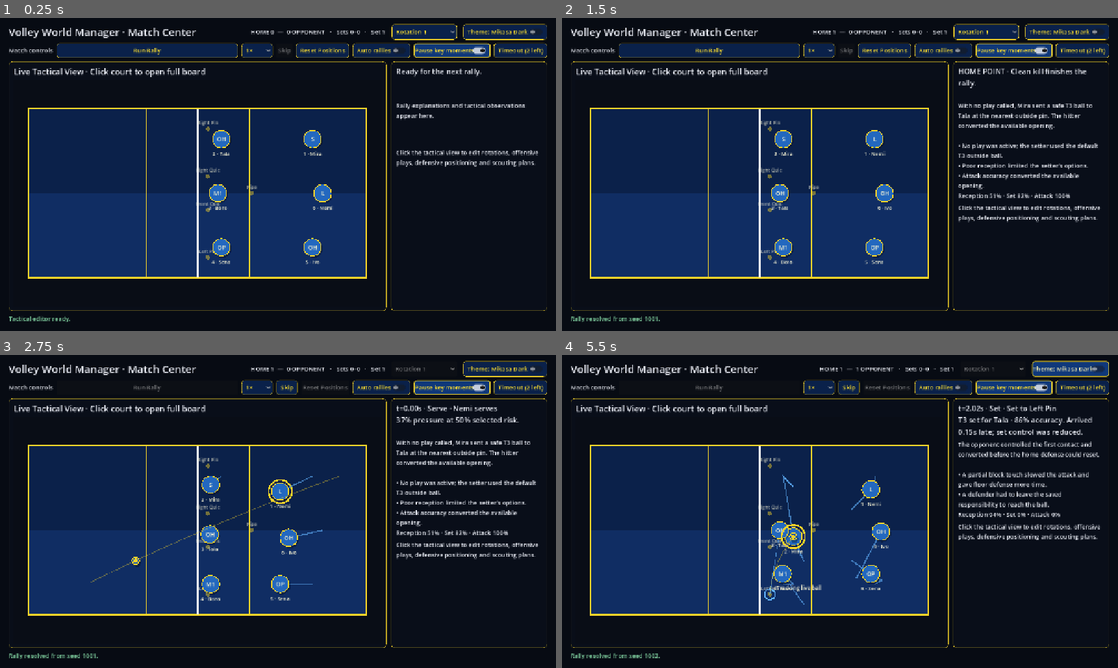
Above: before the commit, frames 1-4 (two rows, left to right).
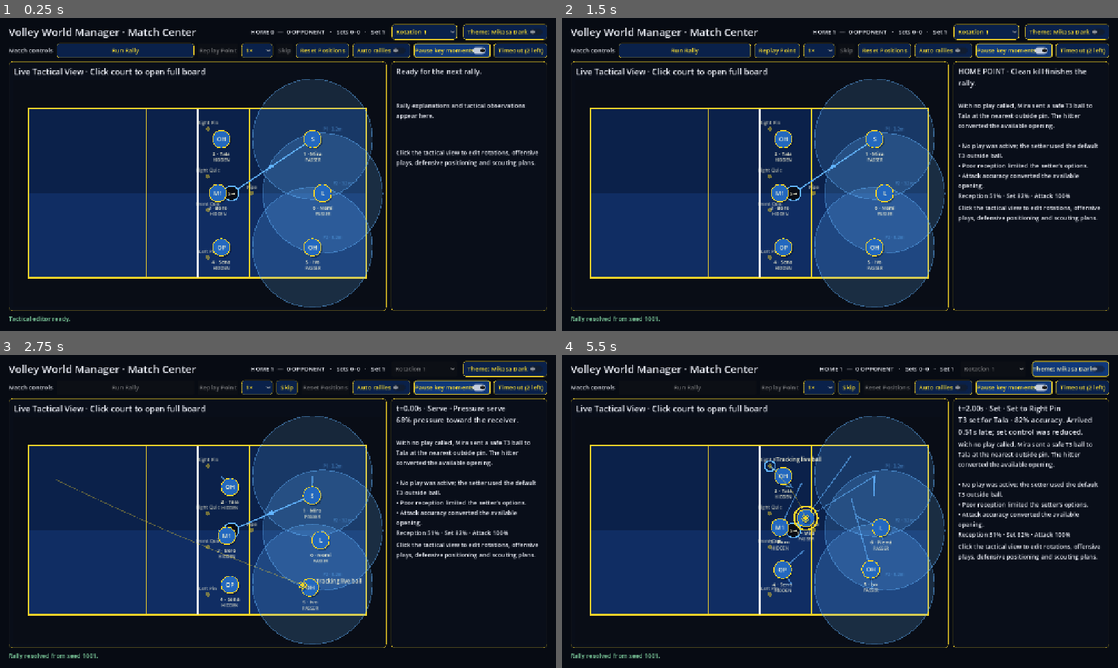
Above: after the commit, the same moments.

Repository: iracarranza/volley-world-manager
Game: Godot game, scene res://scenes/main/main.tscn
Two runs of this game, one before a commit and one after it. Both use one fixed random seed, a clock stepped at 60 frames per second and the inputs below.
Inputs (mouse positions are in pixels of both pictures, inside the frame that each line leads up to):
- Up to frame 1 (0.25 s): no input
- Up to frame 2 (1.5 s): click "Run Rally" at 0.5 s; click "Skip" at 1.25 s
- Up to frame 3 (2.75 s): click (216, 386) at 2 s, where only the run after the commit has a clickable "Replay Point"
- Up to frame 4 (5.5 s): click "Skip" at 2.75 s; click (778, 386) at 3.5 s, where only the run after the commit has a clickable "Replay Point"; click "Theme: Mikasa Dark" at 4.25 s; click "Theme: Molten Light" at 5 s

The runs differ from the first frame. In frame 1, 14% of the frame differs, in the area x 20-69%, y 8-93%; in frame 2, 14%; in frame 3, 16%; in frame 4, 19%, in the area x 16-97%, y 4-97%.

Commit message:
Snapshot and replay completed points

Diff:
--- a/scenes/main/main.gd
+++ b/scenes/main/main.gd
@@ -23,6 +23,7 @@
 @onready var call_play_button: Button = %CallPlayButton
 @onready var called_play_label: Label = %CalledPlayLabel
 @onready var resolve_rally_button: Button = %ResolveRallyButton
+@onready var replay_rally_button: Button = %ReplayRallyButton
 @onready var playback_speed_option: OptionButton = %PlaybackSpeedOption
 @onready var skip_playback_button: Button = %SkipPlaybackButton
 @onready var reset_positions_button: Button = %ResetPositionsButton
@@ -111,6 +112,12 @@
 var pending_substitution_out_id: int = -1
 var pending_substitution_in_id: int = -1
 var selected_defensive_zone_type: int = DefensiveZoneModel.ZoneType.SERVE_RECEIVE
+var match_preview_lineup: RotationLineup
+var match_preview_plan: DefensivePlan
+var match_preview_play: OffensivePlay
+var match_preview_zone_type: int = DefensiveZoneModel.ZoneType.SERVE_RECEIVE
+var match_preview_phase: int = 0
+var last_rally_result: Resource
 
 
 func _ready() -> void:
@@ -130,6 +137,7 @@
 	save_play_button.pressed.connect(_save_play)
 	call_play_button.pressed.connect(_call_selected_play)
 	resolve_rally_button.pressed.connect(_resolve_rally)
+	replay_rally_button.pressed.connect(_replay_last_rally)
 	skip_playback_button.pressed.connect(_skip_rally_playback)
 	reset_positions_button.pressed.connect(_reset_tactical_positions)
 	popup_apply_button.pressed.connect(_apply_popup_assignment)
@@ -161,6 +169,7 @@
 	_setup_tactical_workspace()
 	_setup_defender_popup()
 	defender_popup_close_button.pressed.connect(_close_player_instructions)
+	_capture_match_preview_snapshot()
 	_apply_light_mode(false)
 	_begin_draft()
 	_refresh_rotation()
@@ -338,7 +347,10 @@
 	_reset_tactical_positions(false)
 	var lineup := GameManager.current_lineup()
 	tactical_court.set_lineup(lineup, GameManager.players)
-	match_preview_court.set_lineup(lineup, GameManager.players)
+	match_preview_court.set_lineup(
+		match_preview_lineup if match_preview_lineup != null else lineup,
+		GameManager.players,
+	)
 	_update_court_preview()
 	_refresh_defensive_plan()
 	_refresh_match_controls()
@@ -682,12 +694,37 @@
 
 
 func _refresh_match_preview() -> void:
-	# Match Center is a presentation surface, not a second tactics preview. It
-	# receives rally events and lineup state only; drafts and defensive edits stay
-	# inside the full tactical workspace.
-	var no_assignments: Array[HitterAssignment] = []
-	match_preview_court.set_play_preview(no_assignments, -1, -1)
-	match_preview_court.set_defensive_view(false)
+	if match_preview_lineup == null:
+		return
+	match_preview_court.set_lineup(match_preview_lineup, GameManager.players)
+	if match_preview_play != null:
+		match_preview_court.set_play_preview(
+			match_preview_play.assignments,
+			match_preview_play.primary_hitter_id,
+			match_preview_play.secondary_hitter_id,
+		)
+	else:
+		var no_assignments: Array[HitterAssignment] = []
+		match_preview_court.set_play_preview(no_assignments, -1, -1)
+	match_preview_court.set_defensive_view(
+		true, match_preview_plan, match_preview_zone_type, match_preview_phase
+	)
+
+
+func _capture_match_preview_snapshot() -> void:
+	var lineup := GameManager.current_lineup()
+	match_preview_lineup = RotationLineup.from_dict(lineup.to_dict())
+	var plan: Resource = GameManager.current_defensive_plan()
+	match_preview_plan = DefensivePlan.new()
+	match_preview_plan.load_dict(plan.to_dict())
+	var active_play := GameManager.called_play()
+	match_preview_play = OffensivePlay.from_dict(active_play.to_dict()) \
+		if active_play != null else null
+	var receiving := not bool(GameManager.match_state.serving_home)
+	match_preview_zone_type = DefensiveZoneModel.ZoneType.SERVE_RECEIVE \
+		if receiving else DefensiveZoneModel.ZoneType.FLOOR_DEFENSE
+	match_preview_phase = 0 if receiving else 2
+	_refresh_match_preview()
 
 
 func _setup_tactical_workspace() -> void:
@@ -709,6 +746,29 @@
 		zone_priority_option, zone_enabled_check, apply_zone_button,
 	]:
 		control.reparent(defender_popup_content)
+	var compact_control_order: Array[Control] = [
+		defender_popup_title,
+		zone_enabled_check,
+		block_participation_check,
+		attack_coverage_option,
+		deflection_priority_option,
+		second_contact_option,
+		emergency_responsibility_option,
+		emergency_pursuit_check,
+		short_ball_responsibility_option,
+		short_ball_priority_option,
+		zone_radius_value_label,
+		zone_radius_slider,
+		zone_priority_option,
+		setter_release_help,
+		seam_responsibility_option,
+		apply_defender_assignment_button,
+		apply_zone_button,
+	]
+	for control_index in range(compact_control_order.size()):
+		defender_popup_content.move_child(
+			compact_control_order[control_index], control_index
+		)
 	# A Control parented directly to Window is expanded to the window's usable
 	# rect. Parenting the card to the court makes its size and position local to
 	# the marker surface and prevents a screen-wide invisible input layer.
@@ -1116,16 +1176,25 @@
 func _resolve_rally() -> void:
 	if rally_playback_active:
 		return
+	_capture_match_preview_snapshot()
 	var result: Resource = GameManager.resolve_active_rally(rally_seed)
 	rally_seed += 1
-	await _play_rally(result)
-
-
-func _play_rally(result: Resource) -> void:
+	last_rally_result = result
+	await _play_rally(result, true)
+
+
+func _replay_last_rally() -> void:
+	if rally_playback_active or last_rally_result == null:
+		return
+	await _play_rally(last_rally_result, false)
+
+
+func _play_rally(result: Resource, record_result: bool) -> void:
 	rally_playback_active = true
 	_reset_tactical_positions(false)
 	skip_rally_playback = false
 	resolve_rally_button.disabled = true
+	replay_rally_button.disabled = true
 	skip_playback_button.disabled = false
 	reset_positions_button.disabled = true
 	rotation_option.disabled = true
@@ -1232,20 +1301,23 @@
 	tactical_court.finish_event_animation()
 	match_preview_court.finish_event_animation()
 	_show_rally_result(result)
-	var match_update: Dictionary = GameManager.record_rally(result)
-	_refresh_match_header()
-	_refresh_match_controls()
-	_refresh_defensive_plan()
+	var match_update: Dictionary = {}
+	if record_result:
+		match_update = GameManager.record_rally(result)
+		_refresh_match_header()
+		_refresh_match_controls()
+		_refresh_defensive_plan()
 	_reset_tactical_positions(false)
 	rally_playback_active = false
 	resolve_rally_button.disabled = bool(GameManager.match_state.match_complete)
+	replay_rally_button.disabled = last_rally_result == null
 	skip_playback_button.disabled = true
 	reset_positions_button.disabled = false
 	rotation_option.disabled = false
 	var key_moment: bool = str(result.terminal_outcome) in [
 		"ace", "blocked", "counter_block",
 	] or bool(match_update.get("set_complete", false))
-	if auto_rallies_toggle.button_pressed \
+	if record_result and auto_rallies_toggle.button_pressed \
 			and not (pause_key_moments_toggle.button_pressed and key_moment) \
 			and not resolve_rally_button.disabled:
 		await get_tree().create_timer(0.65).timeout
--- a/scenes/main/main.tscn
+++ b/scenes/main/main.tscn
@@ -115,12 +115,6 @@
 theme_override_font_sizes/font_size = 13
 text = "Player Instructions"
 
-[node name="DefenderPopupCloseButton" type="Button" parent="TacticalWorkspacePopup/DefenderPopup/Margin/Scroll/DefenderPopupContent"]
-unique_name_in_owner = true
-custom_minimum_size = Vector2(0, 22)
-layout_mode = 2
-text = "Close ×"
-
 [node name="BlockParticipationCheck" type="CheckButton" parent="TacticalWorkspacePopup/DefenderPopup/Margin/Scroll/DefenderPopupContent" unique_id=1923420421]
 unique_name_in_owner = true
 layout_mode = 2
@@ -147,6 +141,21 @@
 theme_override_font_sizes/font_size = 11
 text = "Drag S→ to move release target."
 autowrap_mode = 2
+
+[node name="DefenderPopupCloseButton" type="Button" parent="TacticalWorkspacePopup/DefenderPopup"]
+unique_name_in_owner = true
+layout_mode = 1
+anchors_preset = 1
+anchor_left = 1.0
+anchor_right = 1.0
+offset_left = -24.0
+offset_top = 2.0
+offset_right = -2.0
+offset_bottom = 24.0
+grow_horizontal = 0
+tooltip_text = "Close player instructions."
+text = "×"
+flat = true
 
 [node name="WorkspacePopupContent" type="VBoxContainer" parent="TacticalWorkspacePopup" unique_id=925463913]
 anchors_preset = 15
@@ -247,6 +256,13 @@
 disabled = true
 text = "Run Rally"
 
+[node name="ReplayRallyButton" type="Button" parent="Margin/Content/QuickRallyBar"]
+unique_name_in_owner = true
+layout_mode = 2
+tooltip_text = "Replay the previous point without changing the score or simulation state."
+disabled = true
+text = "Replay Point"
+
 [node name="PlaybackSpeedOption" type="OptionButton" parent="Margin/Content/QuickRallyBar" unique_id=1836883194]
 unique_name_in_owner = true
 custom_minimum_size = Vector2(72, 0)
--- a/scripts/simulation/rally_simulator.gd
+++ b/scripts/simulation/rally_simulator.gd
@@ -503,12 +503,17 @@
 		0.62 + rng.randf_range(-0.16, 0.16) - transition_penalty,
 		0.2, 0.9,
 	)
+	var opponent_setter_position := Vector2(
+		clampf(lerpf(dig_position.x, 0.50, opponent_set_quality), 0.24, 0.76),
+		0.48,
+	)
 	var opponent_contact := Vector2(rng.randf_range(0.24, 0.76), 0.48)
 	_add_event(result, RallyEventModel.EventType.SET, opponent_setter.id,
 		opponent_setter.display_name,
 		dig_position, opponent_contact, true, opponent_set_quality,
 		"Opponent transition set · exchange %d" % exchange_number,
-		"Contact 2 of 3 · %d%% set quality." % roundi(opponent_set_quality * 100.0))
+		"Contact 2 of 3 · %d%% set quality." % roundi(opponent_set_quality * 100.0),
+		{"side": "opponent", "setter_position": opponent_setter_position})
 	var opponent_attack := clampf(
 		_power_rating(opponent_hitter, "attack_power") * 0.62 \
 		+ opponent_set_quality * 0.20 + 0.08 \
@@ -531,6 +536,7 @@
 	var block_result := _resolve_home_block(
 		players, lineup, defensive_plan, opponent_contact.x,
 		opponent_tempo, opponent_set_quality, opponent_attack,
+		opponent_setter_position.x,
 	)
 	var blocker := block_result.primary as VolleyballPlayer
 	var assisting_blocker := block_result.assist as VolleyballPlayer
@@ -574,6 +580,8 @@
 			"assist_id": assisting_blocker.id if assisting_blocker != null else -1,
 			"deflection_target": deflection_target,
 			"coverage_segments": block_result.coverage_segments,
+			"setter_pull": block_result.setter_pull,
+			"opponent_setter_position": opponent_setter_position,
 			"event_time": rally_clock,
 			"incoming_trajectory": opponent_attack_trajectory,
 			"outgoing_trajectory": home_block_trajectory})
@@ -1439,19 +1447,33 @@
 	tempo: int,
 	set_quality: float,
 	attack_quality: float,
+	opponent_setter_x: float,
 ) -> Dictionary:
 	var front_blockers: Array[VolleyballPlayer] = []
+	var setter_pull := {}
 	for player_id in lineup.front_row_player_ids():
 		var player := _player_by_id(players, player_id)
 		var assignment: Resource = defensive_plan.assignment_for(player_id) \
 			if defensive_plan != null else null
 		if player != null and (assignment == null or bool(assignment.block_participation)):
 			front_blockers.append(player)
+			var slot_number := lineup.slot_for_player(player.id)
+			var start: Vector2 = live_positions.get(
+				player.id, CourtConstants.slot_position(slot_number)
+			)
+			var discipline := clampf(
+				(_rating(player, "tactical_discipline") * 0.65
+				+ _rating(player, "anticipation") * 0.35), 0.0, 1.0
+			)
+			var pull_weight := (1.0 - discipline) * 0.18
+			var pulled_x := lerpf(start.x, opponent_setter_x, pull_weight)
+			setter_pull[player.id] = absf(pulled_x - start.x)
+			live_positions[player.id] = Vector2(pulled_x, start.y)
 	if front_blockers.is_empty():
 		return {
 			"primary": null, "assist": null, "primary_close": 0.0,
 			"assist_close": 0.0, "quality": 0.0, "outcome": "miss",
-			"coverage_segments": [],
+			"coverage_segments": [], "setter_pull": setter_pull,
 		}
 	var primary: VolleyballPlayer
 	var primary_distance := 1000.0
@@ -1512,6 +1534,7 @@
 		"coverage_segments": _home_block_segments(
 			attack_x, primary, primary_close, assist, assist_close
 		),
+		"setter_pull": setter_pull,
 	}
 
 
--- a/tests/test_runner.gd
+++ b/tests/test_runner.gd
@@ -599,6 +599,7 @@
 	var block_deflection_observed := false
 	var attack_coverage_observed := false
 	var block_segments_observed := false
+	var opponent_setter_pull_observed := false
 	for seed_value in range(5000, 5300):
 		var result: Resource = manager.resolve_active_rally(seed_value)
 		for event_resource in result.events:
@@ -610,6 +611,10 @@
 					or str(event.metadata.get("side", "")) != "home":
 				continue
 			home_block_events += 1
+			opponent_setter_pull_observed = opponent_setter_pull_observed or (
+				event.metadata.has("opponent_setter_position")
+				and not Dictionary(event.metadata.get("setter_pull", {})).is_empty()
+			)
 			block_segments_observed = block_segments_observed or not Array(
 				event.metadata.get("coverage_segments", [])
 			).is_empty()
@@ -643,6 +648,10 @@
 	_check(block_deflection_observed, "partial home blocks expose a changed deflection target")
 	_check(attack_coverage_observed, "opponent block touches can trigger explicit attack coverage")
 	_check(block_segments_observed, "block events expose spatial net-coverage segments")
+	_check(
+		opponent_setter_pull_observed,
+		"opponent setter position creates discipline-weighted blocker pull metadata",
+	)
 
 
 func _test_physical_body_attributes() -> void:
Not shown, changed: ARCHITECTURE.md
Not shown, changed: HANDOFF.md
